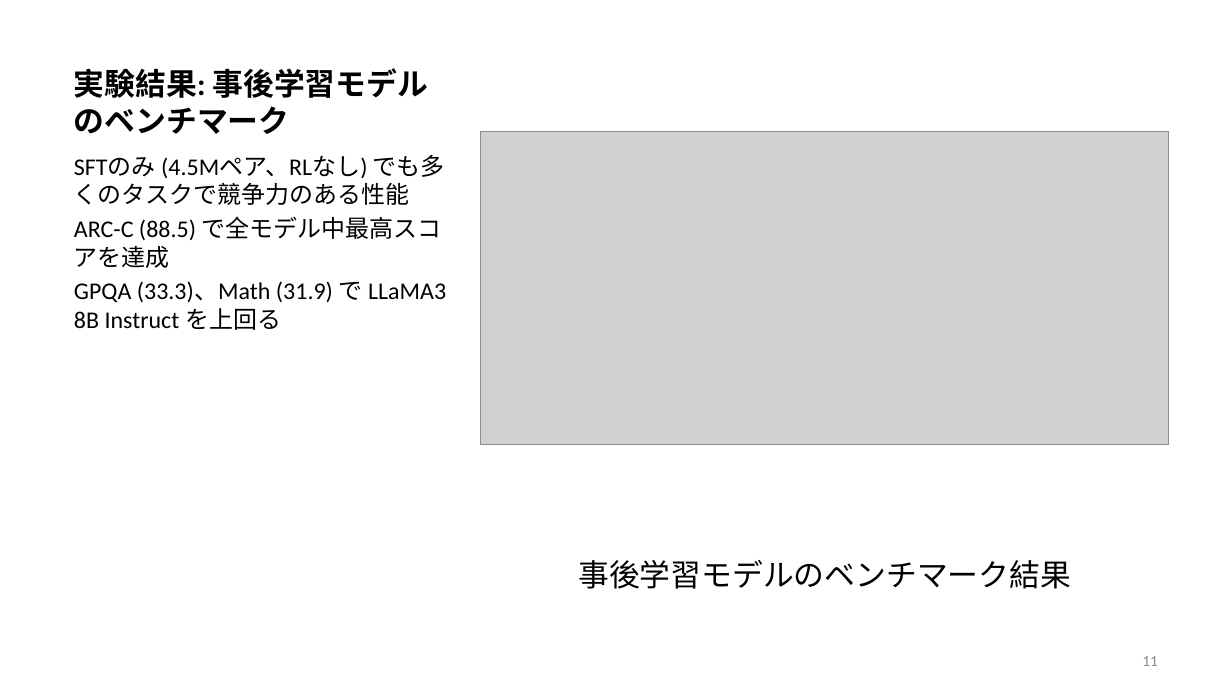
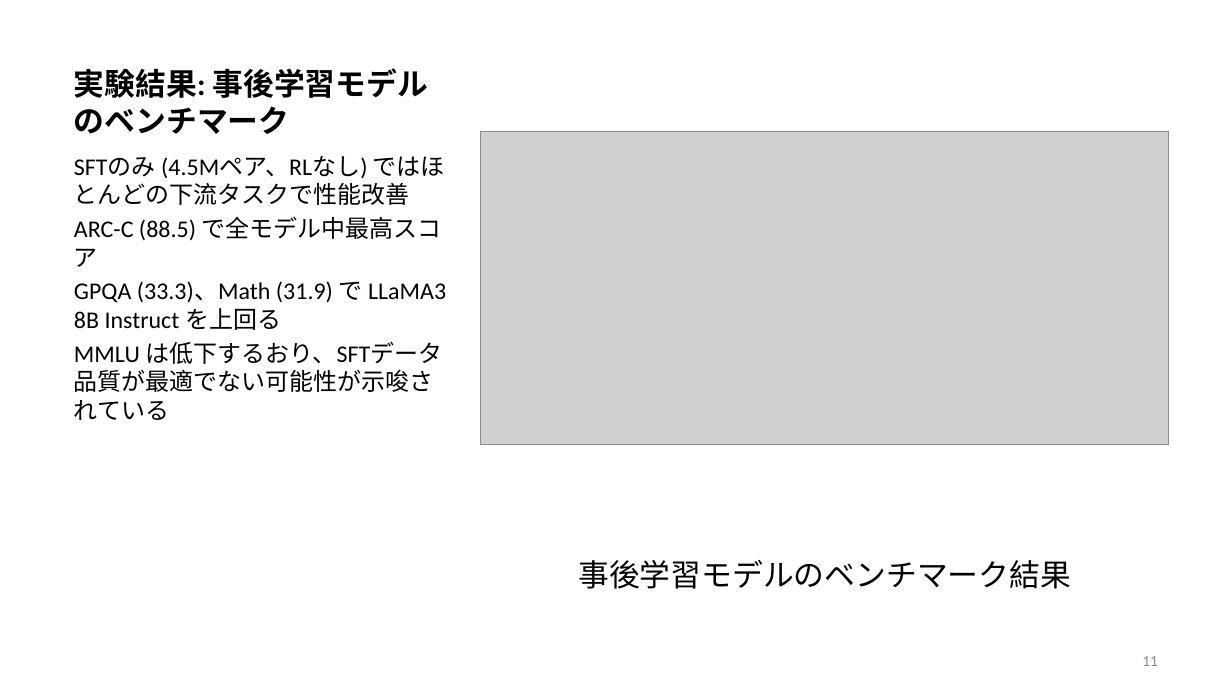
Before and after one commit to frinfo702/research-v1, a slide deck: slide 11 of presentation/decks/LLaDA/LLaDA_ja.pptx. Drawn at 1232x693 pixels with LibreOffice and Linux fonts; fonts in the diff are those of the drawing; grey boxes stand for pictures. Boxes give left, top, right and bottom in pixels: in the first picture for what was removed or moved away, otherwise in the second. Text is boxed around its words. In the diff, an @@ line names an element or a change of style, - is before the commit and + after.

```diff
--- a/presentation/decks/LLaDA/LLaDA_ja.pptx
+++ b/presentation/decks/LLaDA/LLaDA_ja.pptx
@@ text at [74,156,445,267]: text changed @@
-SFTのみ (4.5Mペア、RLなし) でも多くのタスクで競争力のある性能
-ARC-C (88.5) で全モデル中最高スコアを達成
+SFTのみ (4.5Mペア、RLなし) ではほとんどの下流タスクで性能改善
+ARC-C (88.5) で全モデル中最高スコア
@@ text at [74,341,442,364]: paragraph added @@
+MMLU は低下するおり、SFTデータ品質が最適でない可能性が示唆されている
```
Also in this commit, not shown: 14 other slides changed, 6 other files.
